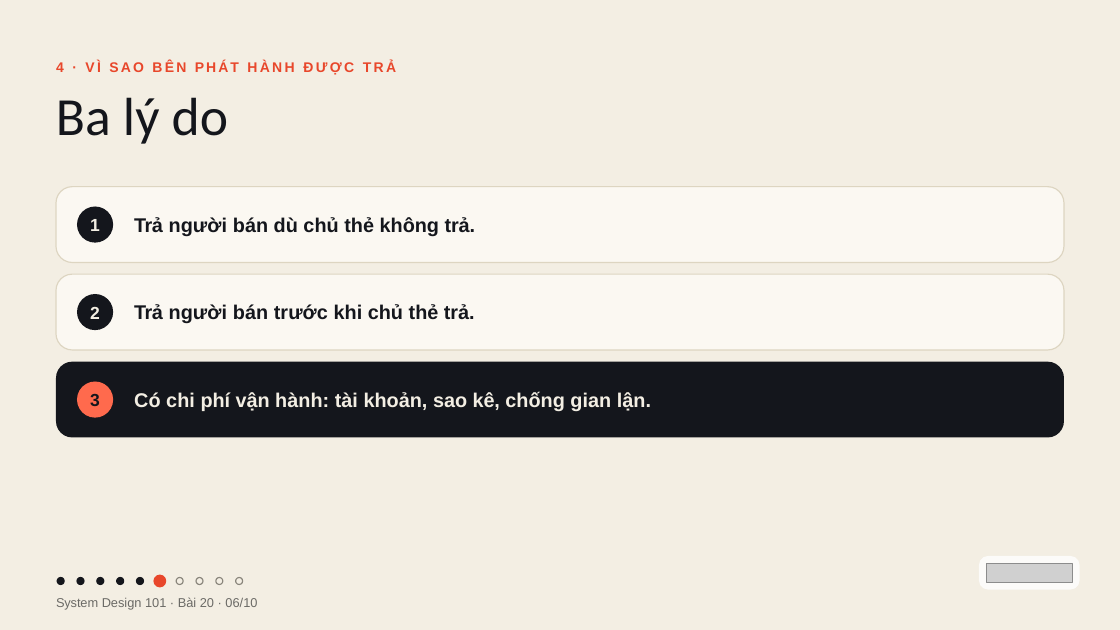
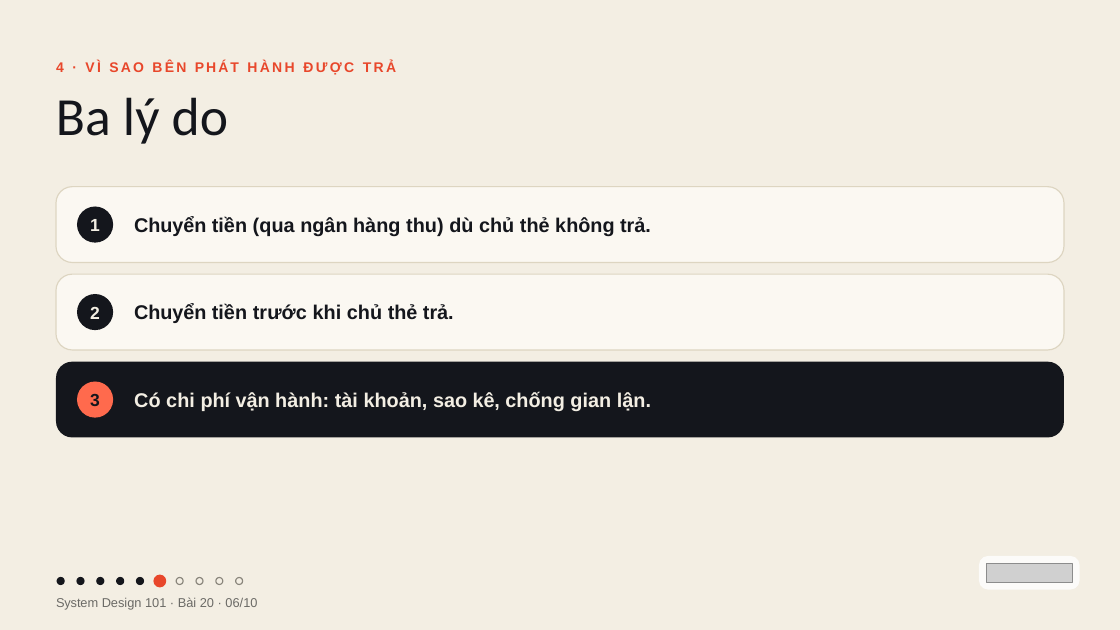
Before and after one commit to vohoailinh90/tool-marketing-studio, a slide deck: slide 6 of system-design-101/vi/lessons/sd-07-020/slides/sd-07-020.pptx. Drawn at 1120x630 pixels with LibreOffice and Linux fonts; fonts in the diff are those of the drawing; grey boxes stand for pictures. Boxes give left, top, right and bottom in pixels: in the first picture for what was removed or moved away, otherwise in the second. Text is boxed around its words. In the diff, an @@ line names an element or a change of style, - is before the commit and + after.

```diff
--- a/system-design-101/vi/lessons/sd-07-020/slides/sd-07-020.pptx
+++ b/system-design-101/vi/lessons/sd-07-020/slides/sd-07-020.pptx
@@ text at (134, 217, 651, 237): text changed @@
-Trả người bán dù chủ thẻ không trả.
+Chuyển tiền (qua ngân hàng thu) dù chủ thẻ không trả.
@@ text at (134, 304, 454, 323): text changed @@
-Trả người bán trước khi chủ thẻ trả.
+Chuyển tiền trước khi chủ thẻ trả.
```
Also in this commit, not shown: 3 other files.
